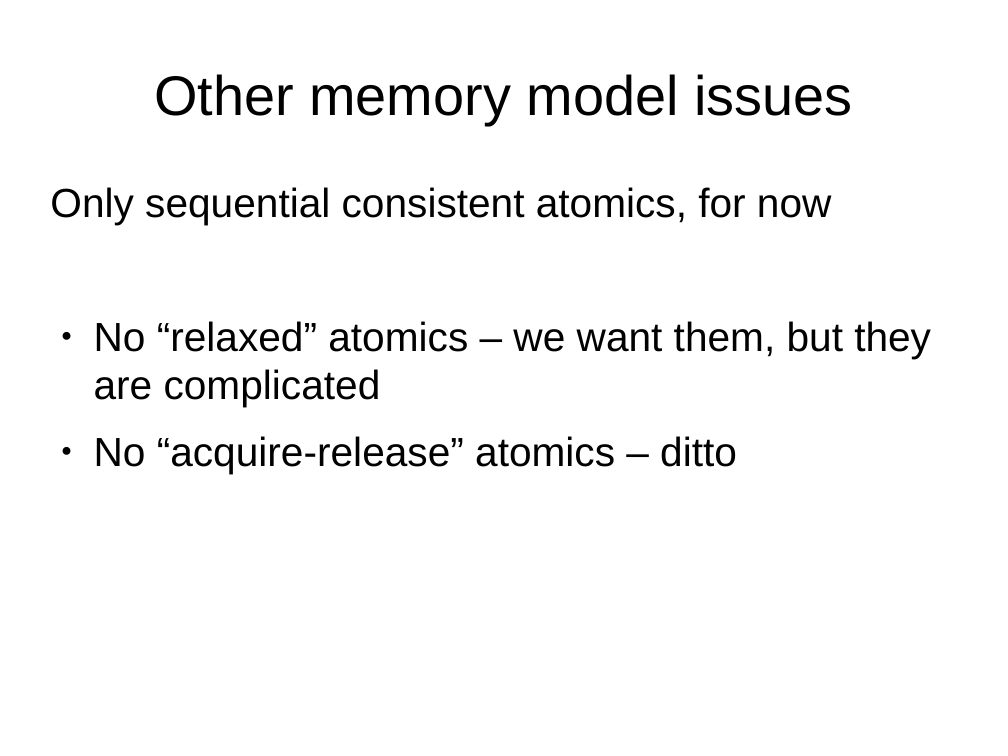
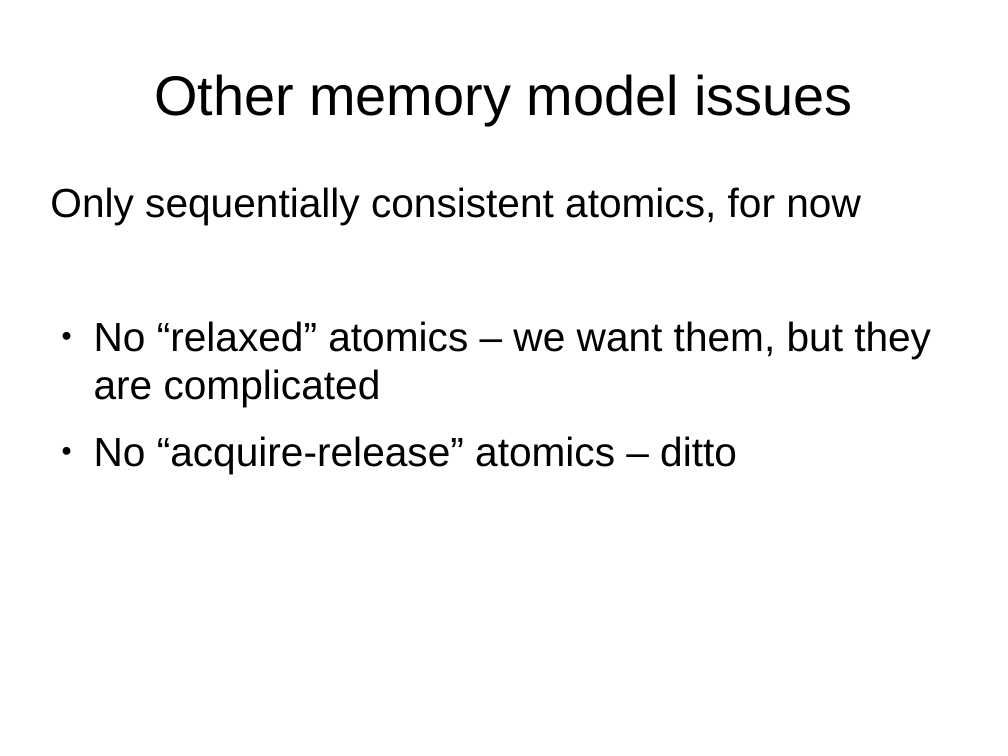
Before and after one commit to tc39/proposal-ecmascript-sharedmem, a slide deck: slide 28 of tc39/presentation-jan-2016.odp. Drawn at 1008x756 pixels with LibreOffice and Linux fonts; fonts in the diff are those of the drawing. Boxes give left, top, right and bottom in pixels: in the first picture for what was removed or moved away, otherwise in the second. Text is boxed around its words. In the diff, an @@ line names an element or a change of style, - is before the commit and + after.

```diff
--- a/tc39/presentation-jan-2016.odp
+++ b/tc39/presentation-jan-2016.odp
@@ text at bbox=[50, 187, 861, 225]: text changed @@
-Only sequential consistent atomics, for now
+Only sequentially consistent atomics, for now
```
Also in this commit, not shown: 4 other slides changed.
